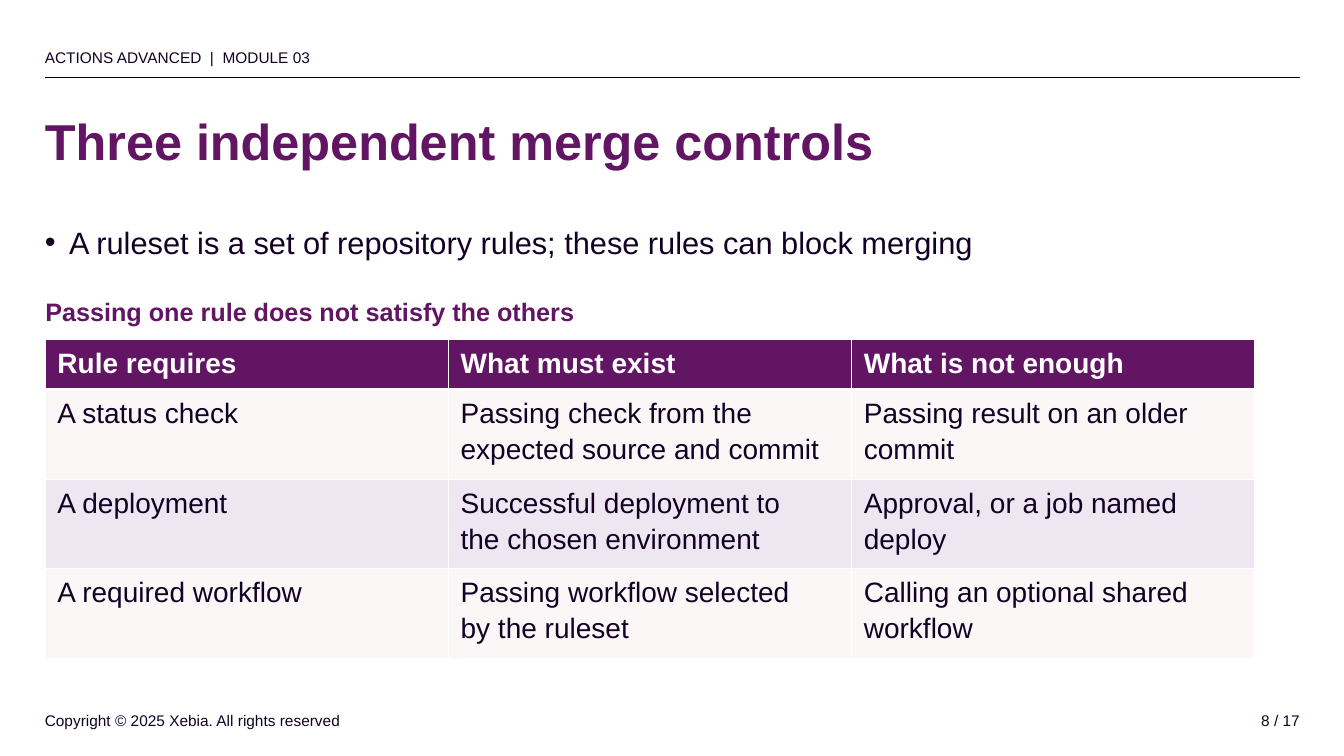
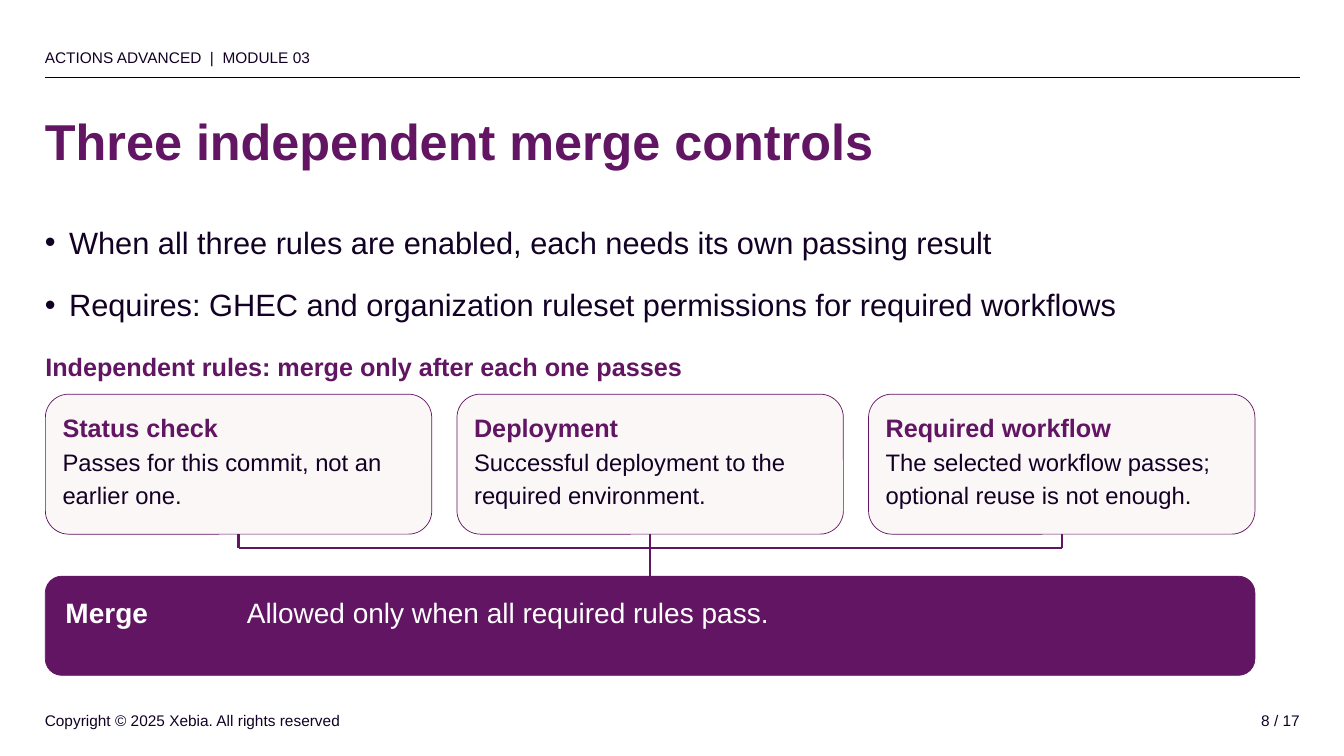
Before and after one commit to rajbos/github-actions-advanced-v3, a slide deck: slide 8 of slides/powerpoint/03-policy.pptx. Drawn at 1344x756 pixels with LibreOffice and Linux fonts; fonts in the diff are those of the drawing; background and template pictures are left out. Boxes give left, top, right and bottom in pixels: in the first picture for what was removed or moved away, otherwise in the second. Text is boxed around its words. In the diff, an @@ line names an element or a change of style, - is before the commit and + after.

```diff
--- a/slides/powerpoint/03-policy.pptx
+++ b/slides/powerpoint/03-policy.pptx
@@ text removed at (69, 231, 972, 260) @@
-• A ruleset is a set of repository rules; these rules can block merging
@@ text added at (69, 231, 1116, 322), 22 pt, text #130025 @@
+• When all three rules are enabled, each needs its own passing result
+• Requires: GHEC and organization ruleset permissions for required workflows
@@ text removed at (45, 302, 574, 326) @@
-Passing one rule does not satisfy the others
@@ table removed at (45, 339, 1255, 658), 4 rows, 3 columns @@
-Rule requires | What must exist | What is not enough
-A status check | Passing check from the expected source and commit | Passing result on an older commit
-A deployment | Successful deployment to the chosen environment | Approval, or a job named deploy
-A required workflow | Passing workflow selected by the ruleset | Calling an optional shared workflow
@@ text added at (45, 357, 681, 381), 18 pt, text #611562, bold @@
+Independent rules: merge only after each one passes
@@ rounded rectangle added at (45, 394, 432, 534), fill #FBF7F7, outline #611562 0.5 pt @@
@@ text added at (63, 418, 217, 438), 18 pt, text #611562, bold @@
+Status check
@@ rounded rectangle added at (457, 394, 843, 534), fill #FBF7F7, outline #611562 0.5 pt @@
@@ text added at (474, 418, 618, 443), 18 pt, text #611562, bold @@
+Deployment
@@ rounded rectangle added at (869, 394, 1255, 534), fill #FBF7F7, outline #611562 0.5 pt @@
@@ text added at (886, 418, 1111, 443), 18 pt, text #611562, bold @@
+Required workflow
@@ text added at (63, 453, 382, 505), 17 pt, text #130025 @@
+Passes for this commit, not an
+earlier one.
@@ text added at (474, 453, 785, 509), 17 pt, text #130025 @@
+Successful deployment to the
+required environment.
@@ text added at (886, 453, 1210, 509), 17 pt, text #130025 @@
+The selected workflow passes;
+optional reuse is not enough.
@@ line added from (239, 534) to (239, 548), #611562 1.5 pt @@
@@ line added from (650, 534) to (650, 548), #611562 1.5 pt @@
@@ line added from (1062, 534) to (1062, 548), #611562 1.5 pt @@
@@ line added from (239, 548) to (1062, 548), #611562 1.5 pt @@
@@ line added from (650, 548) to (650, 577), #611562 1.5 pt @@
@@ rounded rectangle added at (45, 577, 1255, 676), fill #611562, outline #611562 0.5 pt @@
@@ text added at (65, 603, 148, 628), 20 pt, text #FFFFFF, bold @@
+Merge
@@ text added at (247, 602, 769, 628), 20 pt, text #FFFFFF @@
+Allowed only when all required rules pass.
```
Also in this commit, not shown: 11 other slides changed, 41 other files.
